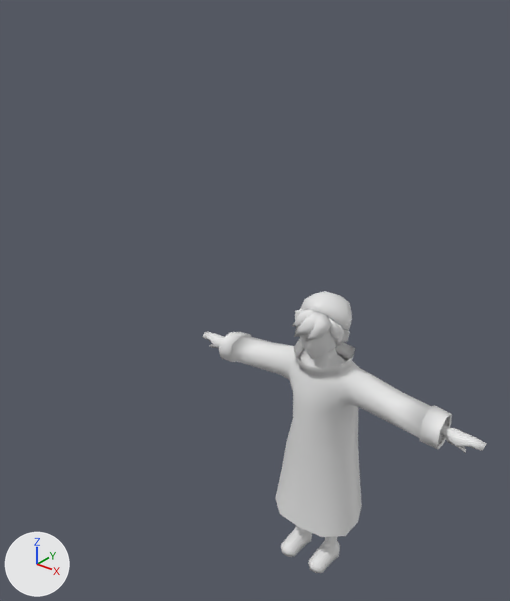
The FBX model ClayProject/assets/char_01.fbx as it was, and as the next commit left it.
Rendered twice from a 50 mm camera at (0.821, -1.308, 1.508) aimed at (-0.288, 0.079, 0.649). Arrows for +X, +Y and +Z are at lower left; the lights stay in place. Materials are left out; every surface is plain grey. Vertices at the same position are counted once.
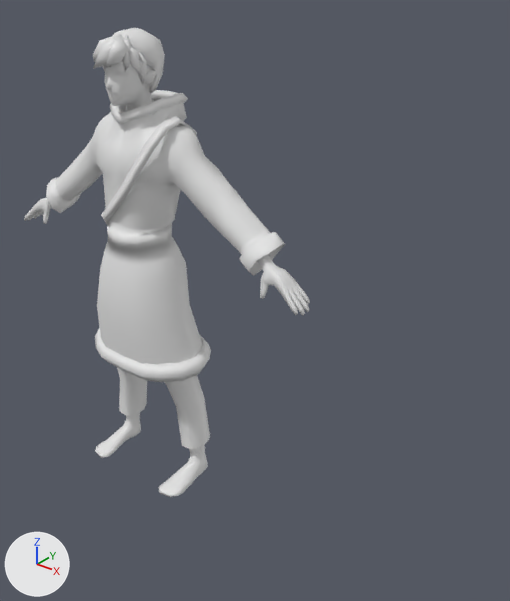
The change, as a list of edits to the scene's bpy script:
```text
Change me_icosphere_001:
    used by ob_icosphere_001; location = (0.0, 0.0, 0.0)
    remove me_icosphere_001.from_pydata(...)  # 180 vertices, 212 faces; spans x -0.07..0.068, y -0.099..0.054, z 0.657..0.786
    add me_icosphere_001.from_pydata(...)  # 200 vertices, 236 faces; spans x -0.076..0.073, y -0.099..0.097, z -0.093..0.064
    me_icosphere_001 part 1: the loose piece of 10 vertices spanning x 0.028..0.063, y -0.061..-0.033, z 0.686..0.758 is scaled about its middle by (1.07, 1.29, 1.22), then moved by (0.003, 0.014, -0.725)
    me_icosphere_001 part 2: the loose piece of 10 vertices spanning x 0.038..0.068, y -0.044..-0.017, z 0.668..0.738 is scaled about its middle by (1.07, 1.29, 1.22), then moved by (0.003, 0.019, -0.729)
    me_icosphere_001 part 3: a new loose piece of 112 vertices spanning x -0.076..0.071, y -0.067..0.097, z -0.093..0.064
    me_icosphere_001 part 4: a new loose piece of 28 vertices spanning x -0.051..0.058, y -0.099..-0.034, z -0.028..0.055
    me_icosphere_001 part 5: the loose piece of 112 vertices spanning x -0.07..0.067, y -0.066..0.054, z 0.657..0.786 is deleted
    me_icosphere_001 part 6: the loose piece of 28 vertices spanning x -0.048..0.055, y -0.099..-0.048, z 0.692..0.77 is deleted
    me_icosphere_001 part 7
    10 vertices are added at x 0.028..0.051, y -0.06..-0.029, z -0.031..0.055
    12 new faces join them
Add me_human_male_body_default:
    me_human_male_body_default.from_pydata(...)  # 1292 vertices, 1314 faces; spans x -0.566..0.566, y -0.135..0.094, z 0.0..1.326
Add me_human_male_body_default_007:
    me_human_male_body_default_007.from_pydata(...)  # 845 vertices, 808 faces; spans x -0.456..0.456, y -0.132..0.179, z 0.111..1.174
Add me_béziercircle:
    me_béziercircle.from_pydata(...)  # 48 vertices, 48 faces; spans x -0.107..0.176, y -0.103..0.12, z -0.151..0.2
Remove ob_cylinder_002:
    ob_cylinder_002 = bpy.data.objects.new('Cylinder.002', me_cylinder_005)
    ob_cylinder_002.location = (0.0, 0.0, 0.0)
Change ob_icosphere_001:
    ob_icosphere_001.location: (0.0, 0.0, 0.0) -> (-0.626, -0.014, 1.282)
Remove ob_cone_002:
    ob_cone_002 = bpy.data.objects.new('Cone.002', me_cone_004)
    ob_cone_002.location = (0.0, 0.0, 0.0)
Remove ob_icosphere:
    ob_icosphere = bpy.data.objects.new('Icosphere', me_icosphere_002)
    ob_icosphere.location = (0.0, 0.0, 0.0)
Remove ob_cylinder:
    ob_cylinder = bpy.data.objects.new('Cylinder', me_cylinder_002)
    ob_cylinder.location = (0.0, 0.0, 0.0)
Remove ob_cylinder_001:
    ob_cylinder_001 = bpy.data.objects.new('Cylinder.001', me_cylinder_004)
    ob_cylinder_001.location = (0.0, 0.0, 0.0)
Add ob_human_male_body_default:
    ob_human_male_body_default = bpy.data.objects.new('human_male_body_default', me_human_male_body_default)
    ob_human_male_body_default.location = (-0.625, -0.012, 0.005)
Add ob_human_male_body_default_001:
    ob_human_male_body_default_001 = bpy.data.objects.new('human_male_body_default.001', me_human_male_body_default_007)
    ob_human_male_body_default_001.location = (-0.625, -0.012, 0.005)
Add ob_béziercircle:
    ob_béziercircle = bpy.data.objects.new('BézierCircle', me_béziercircle)
    ob_béziercircle.location = (-0.658, -0.01, 0.937)
```

Boxes [x1, y1, x2, y2] around the edits, measured in the pictures (510 x 601 px; the box of a moved part takes in the faces that stretch with it):
'human_male_body_default.001', added: after [46, 90, 285, 450]
'Cylinder.002', deleted: before [219, 332, 452, 537]
'human_male_body_default', added: after [24, 60, 310, 497]
'Icosphere.001', reshaped, moved (20% wider, 18% taller): before [292, 291, 352, 346]; after [93, 28, 165, 93]
'BézierCircle', added: after [101, 116, 197, 225]
'Cone.002', deleted: before [281, 526, 340, 573]
'Cylinder.001', deleted: before [203, 332, 487, 453]
'Icosphere', deleted: before [300, 309, 350, 359]
'Cylinder', deleted: before [298, 347, 346, 369]
part 1 of me_icosphere_001, moved or reshaped: before [328, 317, 339, 342]; after [128, 47, 142, 77]
part 2 of me_icosphere_001, moved or reshaped: before [334, 324, 344, 346]; after [138, 52, 147, 84]
part 3 of me_icosphere_001, added: after [113, 28, 165, 93]
part 4 of me_icosphere_001, added: after [93, 34, 128, 69]
part 5 of me_icosphere_001, deleted: before [300, 291, 352, 346]
part 6 of me_icosphere_001, deleted: before [292, 309, 332, 341]
part 7 of me_icosphere_001, added: after [123, 35, 132, 72]
